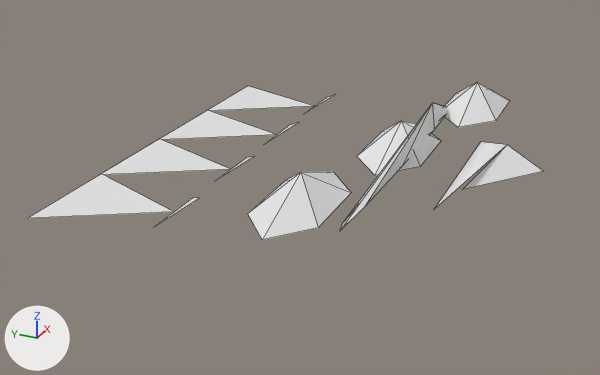
Before and after pictures for a commit that changed the OBJ model GameData/Meshes/Designs/aetherian/aetherian_bomber_prototype_55.obj.
Rendered twice from a 50 mm camera at (-8.15, -2.61, 3.78) aimed at (-0.47, 0.84, -0.06). The axes (+X, +Y, +Z) are drawn at lower left. The lights are the same throughout. The first picture is the older version. Mesh edges are drawn as thin lines. Where no turn or scale is listed for an object, it has been applied to the vertices. Vertices at exactly the same position are counted once.

In view in the first picture: 'aetherian_bomber_prototype_55'.
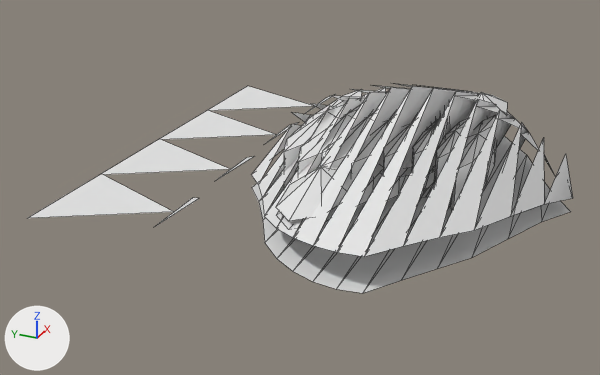
Changed parts and their boxes [x1, y1, x2, y2] in the pictures (600 x 375 px):
'aetherian_bomber_prototype_55', reshaped (34% taller): before [28, 83, 543, 240]; after [28, 83, 573, 293]
part 1 of me_aetherian_bomber_prototype_55, rebuilt (23% narrower, 19% shorter): before [248, 172, 351, 240]; after [276, 166, 355, 221]
part 2 of me_aetherian_bomber_prototype_55, rebuilt (mostly hidden afterwards): before [357, 121, 441, 175]; after [382, 155, 412, 168]
part 3 of me_aetherian_bomber_prototype_55, rebuilt: before [444, 83, 509, 127]; after [465, 93, 507, 119]
part 4 of me_aetherian_bomber_prototype_55, built on: before [340, 103, 543, 230]; after [252, 83, 573, 293]

Patch to the scene script:
```diff
--- a/GameData/Meshes/Designs/aetherian/aetherian_bomber_prototype_55.obj.py
+++ b/GameData/Meshes/Designs/aetherian/aetherian_bomber_prototype_55.obj.py
@@ me_aetherian_bomber_prototype_55 @@
 # used by ob_aetherian_bomber_prototype_55; location = (0.0, 0.0, 0.0)
-me_aetherian_bomber_prototype_55.from_pydata(...)  # 66 vertices, 48 faces; spans x -2.51..2.51, y -1.68..3.0, z 0.0..0.96
+me_aetherian_bomber_prototype_55.from_pydata(...)  # 356 vertices, 347 faces; spans x -2.41..2.41, y -2.0..3.0, z 0.0..1.13
+# me_aetherian_bomber_prototype_55 part 1: the loose piece of 8 vertices spanning x -2.51..-0.9, y -0.07..0.63, z 0.4..0.71 is rebuilt with 10 vertices and now spans x -2.15..-0.72, y -0.13..0.52, z 0.43..0.68
+# me_aetherian_bomber_prototype_55 part 2: the loose piece of 8 vertices spanning x -0.81..0.81, y -0.49..0.21, z 0.4..0.71 is rebuilt with 10 vertices and now spans x -0.72..0.72, y -0.57..0.08, z 0.43..0.68
+# me_aetherian_bomber_prototype_55 part 3: the loose piece of 8 vertices spanning x 0.9..2.51, y -0.91..-0.21, z 0.4..0.71 is rebuilt with 10 vertices and now spans x 0.72..2.15, y -1.01..-0.36, z 0.43..0.68
+# me_aetherian_bomber_prototype_55 part 4: 18 vertices removed from x -1.89..1.89, y -1.68..0.0, z 0.06..0.96; 302 vertices added at x -2.4..2.4, y -2.0..1.27, z 0.0..1.13
```
